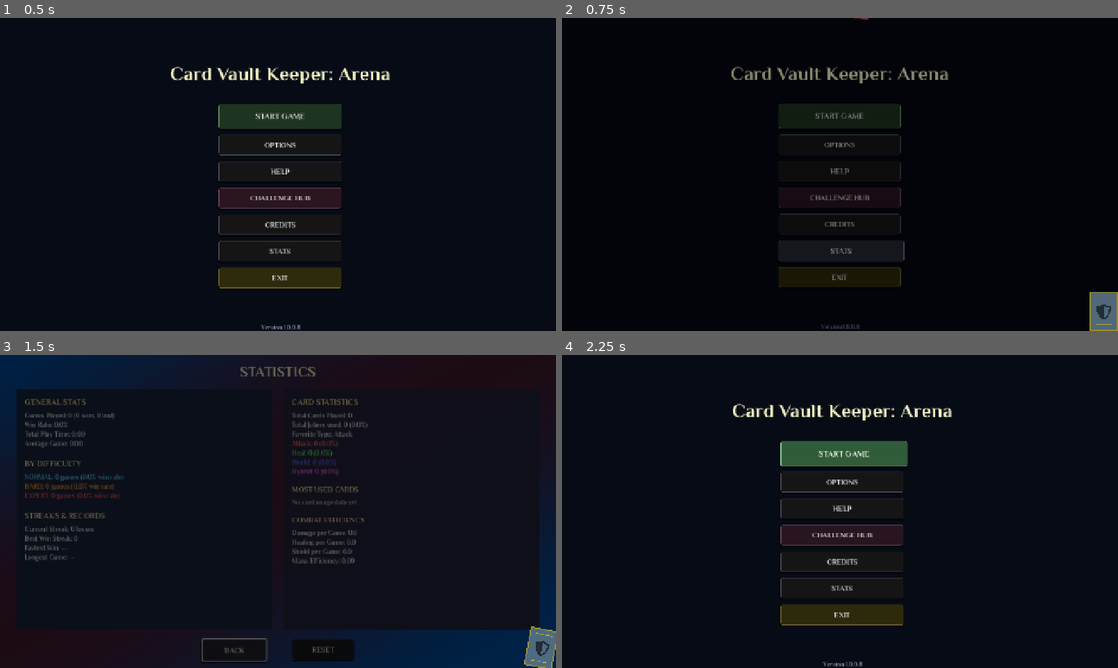
Above: before the commit, frames 1-4 (two rows, left to right).
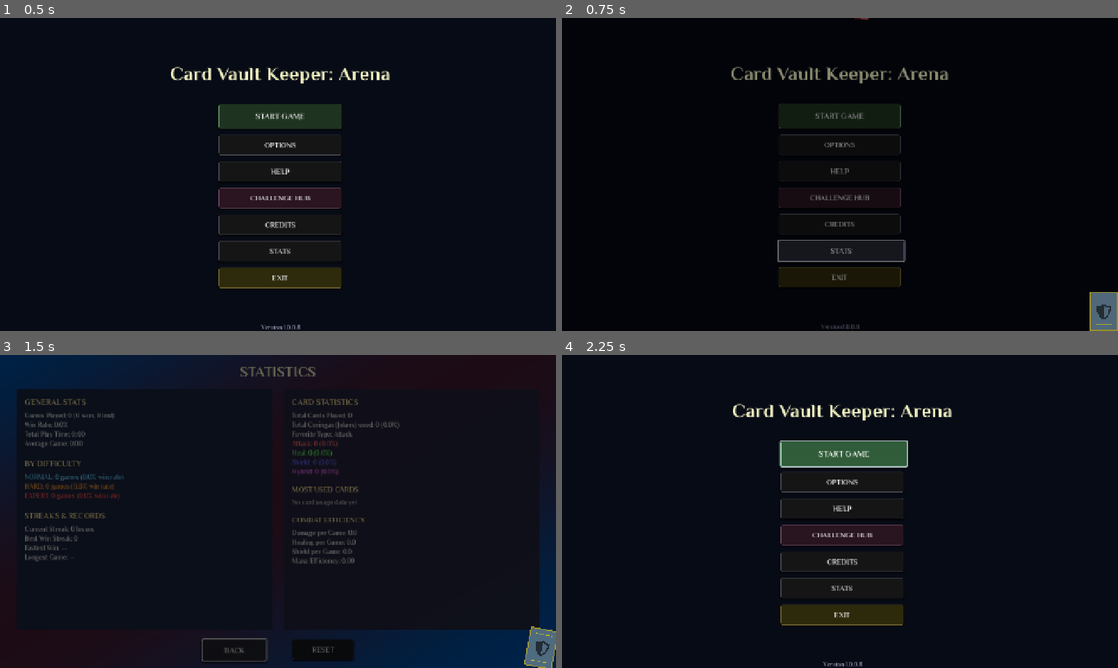
Above: after the commit, the same moments.

Repository: lextrack/Card-Vault-Keeper-Arena
Game: Godot game, scene res://scenes/MainMenu.tscn
Two runs of this game, one before a commit and one after it. Both use one fixed random seed, a clock stepped at 60 frames per second and the inputs below. Sound files missing from this copy of the repository are replaced by a short silence.
Inputs:
- Up to frame 1 (0.5 s): no input
- Up to frame 2 (0.75 s): click "STATS" at 0.5 s
- Up to frame 3 (1.5 s): click "BACK" at 1.25 s
- Up to frame 4 (2.25 s): click "START GAME" at 2 s

Frame 1 is identical in both runs. In frame 2, 0.2% of the frame differs, in the area x 38-62%, y 70-78%; in frame 3, 0.1%; in frame 4, 0.2%, in the area x 39-63%, y 27-36%.

Commit message:
Main menu was fixed

Diff:
--- a/scripts/MainMenu.gd
+++ b/scripts/MainMenu.gd
@@ -27,6 +27,7 @@
 var focusable_buttons: Array[Button] = []
 var current_focus_index: int = 0
 var returning_from_menu: bool = false
+var entrance_complete: bool = false
 
 const COLOR_NORMAL = Color(1.0, 1.0, 1.0, 1.0)
 const COLOR_HOVER = Color(1.113, 1.207, 1.3, 1.0)
@@ -62,10 +63,22 @@
 			returning_from_menu = true
 
 	await handle_scene_entrance()
-
 	start_menu_music()
-	_focus_first_button()
+
+	entrance_complete = true
+
+	_save_original_button_positions()
+
+	await get_tree().process_frame
+	_focus_first_button_safe()
+
 	_setup_options_menu()
+
+func _save_original_button_positions():
+	var buttons = [play_button, options_button, help_button, challenge_button, credits_button, stats_button, exit_button]
+	for button in buttons:
+		if button and is_instance_valid(button):
+			button.set_meta("original_y", button.position.y)
 
 func set_card_rain_intensity(intensity: float):
 	if card_rain_background:
@@ -154,12 +167,25 @@
 			if focusable_buttons[prev_index]:
 				button.focus_neighbor_top = focusable_buttons[prev_index].get_path()
 
+func _focus_first_button_safe():
+	if not entrance_complete:
+		return
+
+	if focusable_buttons.size() > 0 and focusable_buttons[0] and is_instance_valid(focusable_buttons[0]):
+		current_focus_index = 0
+		if not is_transitioning and not popup_active:
+			focusable_buttons[0].grab_focus()
+
 func _focus_first_button():
 	if focusable_buttons.size() > 0 and focusable_buttons[0]:
 		current_focus_index = 0
 		focusable_buttons[0].grab_focus()
 
 func _detect_input_method(event: InputEvent):
+	if event is InputEventJoypadMotion:
+		if abs(event.axis_value) < 0.3:
+			return
+
 	if event is InputEventJoypadButton or event is InputEventJoypadMotion:
 		if not gamepad_mode:
 			gamepad_mode = true
@@ -176,18 +202,32 @@
 			_on_input_method_changed()
 
 func _reset_all_button_effects():
+	var had_focus = get_viewport().gui_get_focus_owner()
+	var focus_index = -1
+
+	if had_focus and had_focus in focusable_buttons:
+		focus_index = focusable_buttons.find(had_focus)
+
 	for button in focusable_buttons:
 		if button and is_instance_valid(button):
 			if button.has_method("create_tween"):
 				var tween = button.create_tween()
 				tween.kill()
 
-			button.modulate = Color(1.0, 1.0, 1.0, 1.0)
-			button.scale = Vector2(1.0, 1.0)
+			button.modulate = COLOR_NORMAL
+			button.scale = SCALE_NORMAL
+
+			if button.has_meta("original_y"):
+				button.position.y = button.get_meta("original_y")
+
+	if focus_index >= 0 and entrance_complete and not is_transitioning:
+		await get_tree().process_frame
+		if focusable_buttons[focus_index] and is_instance_valid(focusable_buttons[focus_index]):
+			focusable_buttons[focus_index].grab_focus()
 
 func _on_input_method_changed():
-	if gamepad_mode and not get_viewport().gui_get_focus_owner():
-		_focus_first_button()
+	if gamepad_mode and not get_viewport().gui_get_focus_owner() and entrance_complete:
+		_focus_first_button_safe()
 
 func setup_audio():
 	if menu_music_player and menu_music_player.stream and GlobalMusicManager:
@@ -226,14 +266,15 @@
 			else:
 				await TransitionManager.current_overlay.fade_out(0.8)
 		else:
-			play_entrance_animation()
+			await play_entrance_animation()
 	else:
-		play_entrance_animation()
+		await play_entrance_animation()
 
 func _reset_menu_state():
 	returning_from_menu = false
 	is_transitioning = false
 	popup_active = false
+	entrance_complete = true
 	_reset_all_button_effects()
 
 	set_card_rain_active(true)
@@ -383,8 +424,9 @@
 
 	_reset_all_button_effects()
 
-	if gamepad_mode:
-		_focus_first_button()
+	if gamepad_mode and entrance_complete:
+		await get_tree().process_frame
+		_focus_first_button_safe()
 
 func _on_options_menu_closed():
 	print("Options menu closed in main menu")
@@ -425,32 +467,31 @@
 	if popup_active or not is_instance_valid(button) or is_transitioning:
 		return
 
-	if not gamepad_mode:
-		button.release_focus()
-
-	if not gamepad_mode or (gamepad_mode and button.has_focus()):
-		play_hover_sound()
-		_animate_button_state(button, SCALE_HOVER, COLOR_HOVER)
+	if gamepad_mode:
+		return
+
+	button.release_focus()
+
+	play_hover_sound()
+	_animate_button_state(button, SCALE_HOVER, COLOR_HOVER)
 
 func _on_button_unhover(button: Button):
 	if not is_instance_valid(button):
 		return
 
-	if not gamepad_mode:
-		button.release_focus()
-
-	if not gamepad_mode or (gamepad_mode and not button.has_focus()):
-		_animate_button_state(button, SCALE_NORMAL, COLOR_NORMAL, 0.0, ANIM_EASE_IN)
+	if gamepad_mode:
+		return
+
+	button.release_focus()
+	_animate_button_state(button, SCALE_NORMAL, COLOR_NORMAL, 0.0, ANIM_EASE_IN)
 
 func _on_button_focus(button: Button):
 	if popup_active or not is_instance_valid(button) or is_transitioning:
 		return
 
-	if gamepad_mode:
+	if gamepad_mode and entrance_complete:
 		play_hover_sound()
 		_animate_button_state(button, SCALE_FOCUS, COLOR_FOCUS, -HOVER_LIFT)
-	else:
-		button.release_focus()
 
 	var index = focusable_buttons.find(button)
 	if index != -1:
@@ -476,7 +517,8 @@
 	tween.tween_property(button, "modulate", target_color, ANIM_DURATION)
 
 	if lift_offset != 0.0:
-		var target_y = button.position.y + lift_offset
+		var original_y = button.get_meta("original_y", button.position.y)
+		var target_y = original_y + lift_offset
 		tween.tween_property(button, "position:y", target_y, ANIM_DURATION)
 
 func exit_game():
@@ -517,7 +559,7 @@
 		current_focus_index = focusable_buttons.size() - 1
 
 	var target_button = focusable_buttons[current_focus_index]
-	if target_button:
+	if target_button and is_instance_valid(target_button):
 		target_button.grab_focus()
 
 func _input(event):
@@ -576,6 +618,11 @@
 
 func _on_scene_entered():
 	returning_from_menu = true
+	entrance_complete = true
 	_reset_menu_state()
 	resume_menu_music()
 	set_card_rain_active(true)
+
+	if gamepad_mode:
+		await get_tree().process_frame
+		_focus_first_button_safe()
--- a/scripts/StatisticsMenu.gd
+++ b/scripts/StatisticsMenu.gd
@@ -178,7 +178,7 @@
 		cards.by_type.get("hybrid", 0),
 		float(cards.by_type.get("hybrid", 0)) / total_cards * 100.0
 	]
-	jokers_played_label.text = "Total Jokers used: %d (%.1f%%)" % [
+	jokers_played_label.text = "Total Coringas (Jokers) used: %d (%.1f%%)" % [
 	cards.jokers_played,
 	float(cards.jokers_played) / max(1, cards.total_played) * 100.0
 	]
